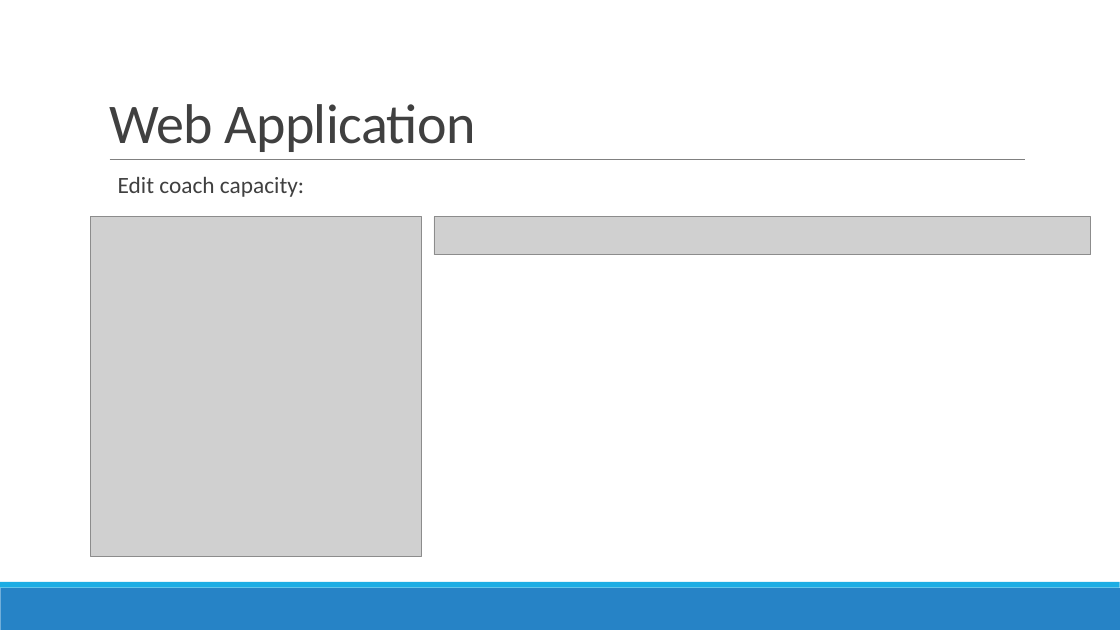
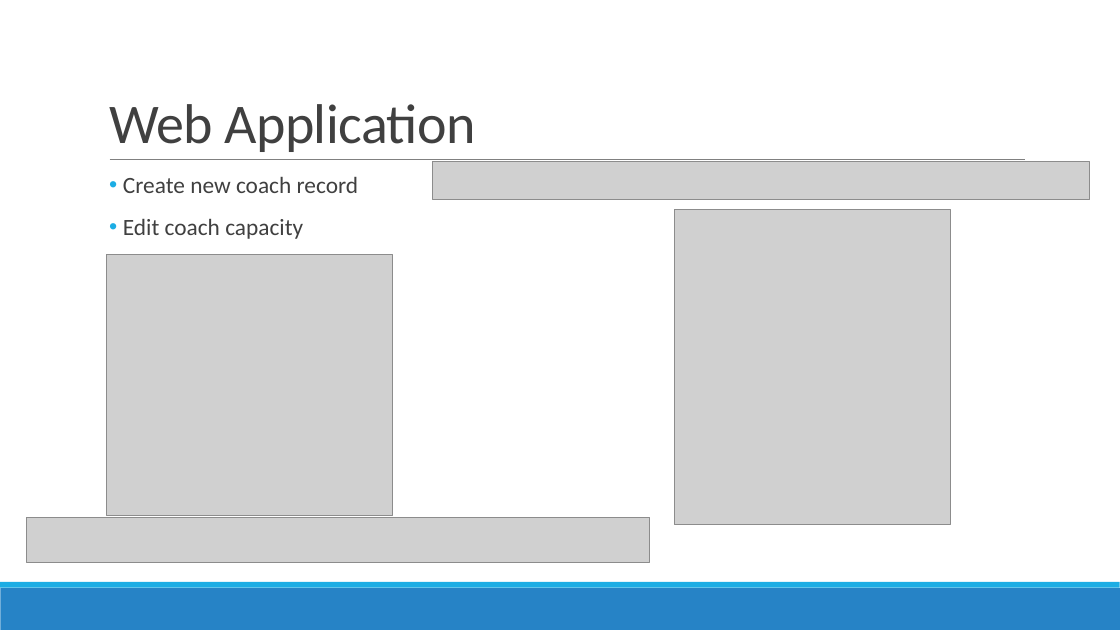
Before and after one commit to GoelBiju/Travel-Management-System, a slide deck: slide 12 of Documents/Presentation/PRCS252E - Presentation.pptx (slide 17 before the commit). Drawn at 1120x630 pixels with LibreOffice and Linux fonts; fonts in the diff are those of the drawing; grey boxes stand for pictures. Boxes give left, top, right and bottom in pixels: in the first picture for what was removed or moved away, otherwise in the second. Text is boxed around its words. In the diff, an @@ line names an element or a change of style, - is before the commit and + after.

Commit message:
Added screenshots to presentation

```diff
--- a/Documents/Presentation/PRCS252E - Presentation.pptx
+++ b/Documents/Presentation/PRCS252E - Presentation.pptx
@@ text at box(123, 177, 359, 239): text changed @@
-  Edit coach capacity:
+• Create new coach record
+• Edit coach capacity
@@ picture: place and size @@
-picture at box(434, 217, 1091, 255)
+picture at box(433, 161, 1090, 199)
@@ picture: place and size @@
-picture at box(90, 217, 422, 556)
+picture at box(675, 209, 951, 525)
@@ picture added at box(107, 255, 393, 516) @@
@@ picture added at box(27, 518, 650, 563) @@
```
Also in this commit, not shown: 11 other slides changed, 8 slides removed.
